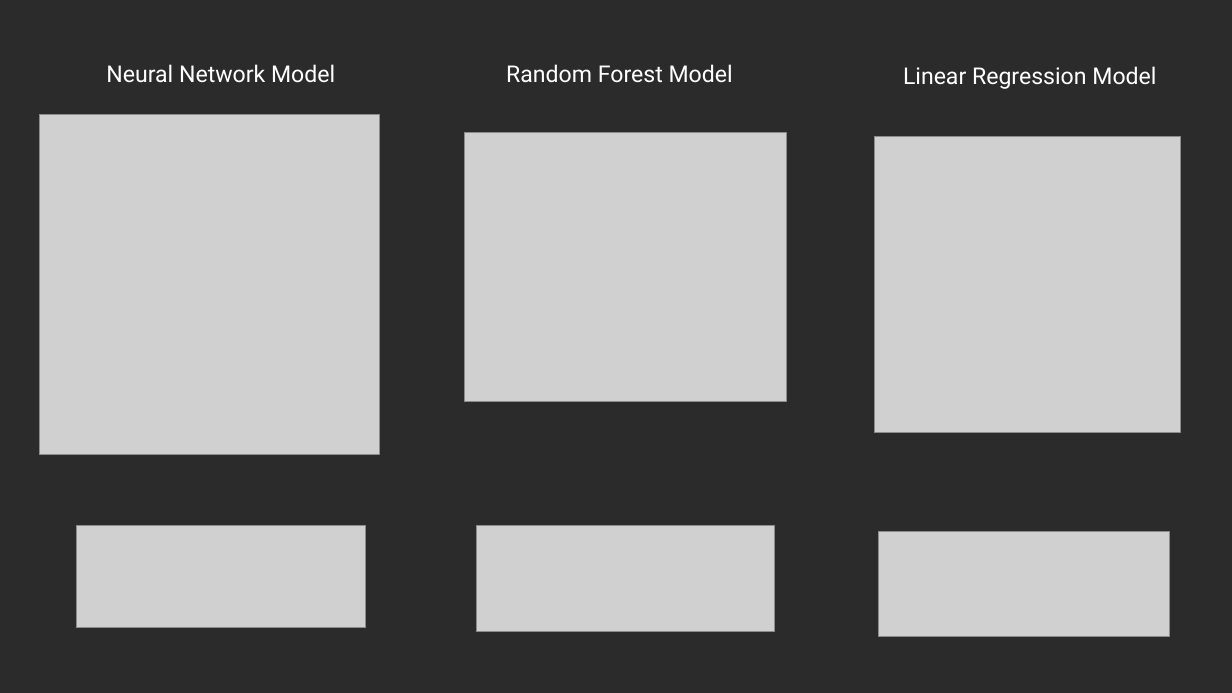
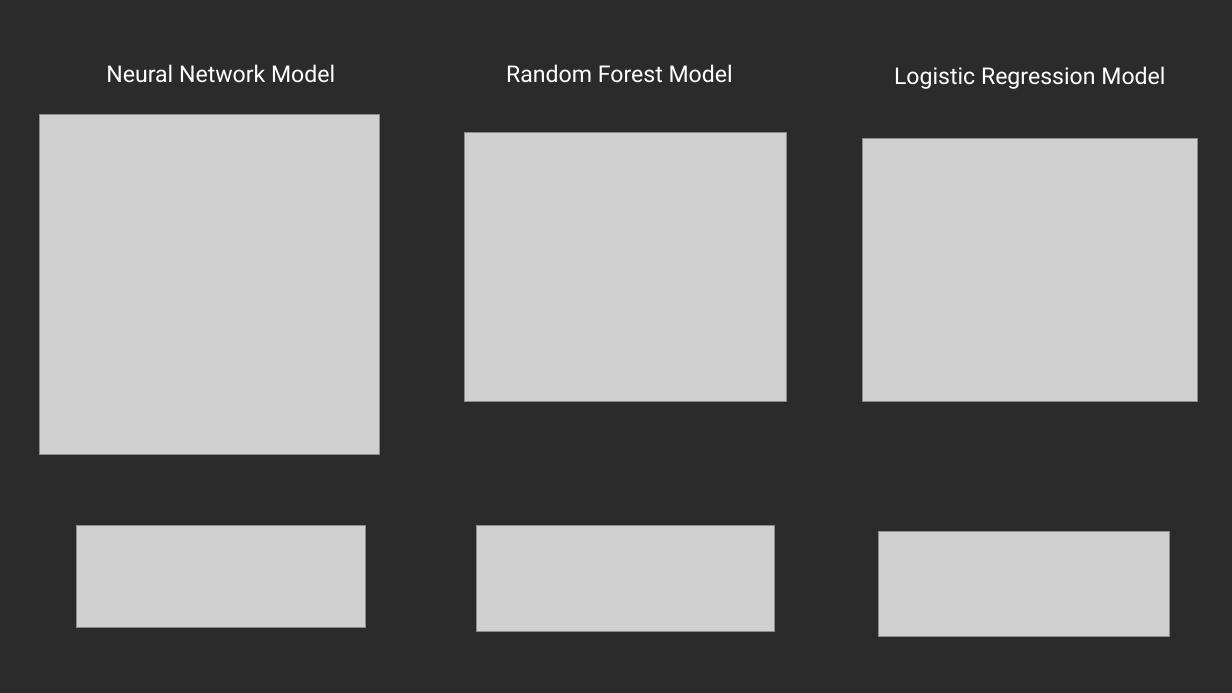
Before and after one commit to vokouns/Cardiovascular-Diseases-Risk-Prediction, a slide deck: slide 3 of CARDIOVASCULAR DISEASE PPT.pptx. Drawn at 1232x693 pixels with LibreOffice and Linux fonts; fonts in the diff are those of the drawing; grey boxes stand for pictures; background and template pictures are left out; a plain dark background stands for a picture behind light text. Boxes give left, top, right and bottom in pixels: in the first picture for what was removed or moved away, otherwise in the second. Text is boxed around its words. In the diff, an @@ line names an element or a change of style, - is before the commit and + after.

Commit message:
updating PPT and optimization notebook

```diff
--- a/CARDIOVASCULAR DISEASE PPT.pptx
+++ b/CARDIOVASCULAR DISEASE PPT.pptx
@@ text at [894, 66, 1165, 89]: text changed @@
-Linear Regression Model
+Logistic Regression Model
@@ picture: place and size @@
-picture at [875, 136, 1180, 433]
+picture at [862, 139, 1197, 402]
```
Also in this commit, not shown: 2 other files.
